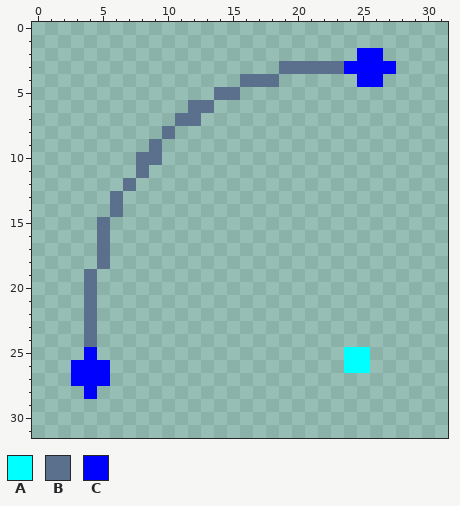
Pixel-art sprite: png/arc.png. That is the earlier state.
The file is 32x32 pixels.
Palette (. is transparent): A #00ffff  B #5b708c  C #0000ff
Pixels before, first column x 3:
 2 ......................CC.
 3 ................BBBBBCCCC
 4 .............BBB......CC.
 5 ...........BB............
 6 .........BB..............
 7 ........BB...............
 8 .......B.................
 9 ......B..................
10 .....BB..................
11 .....B...................
12 ....B....................
13 ...B.....................
14 ...B.....................
15 ..B......................
16 ..B......................
17 ..B......................
18 ..B......................
19 .B.......................
20 .B.......................
21 .B.......................
22 .B.......................
23 .B.......................
24 .B.......................
25 .C...................AA..
26 CCC..................AA..
27 CCC......................
28 .C.......................
The result:
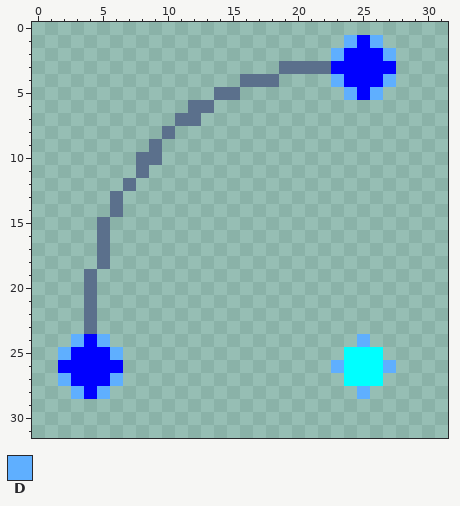
Colours new in this view: D #5fafff
Change:
Changed rows in their new state; - is an unchanged pixel.
first column x 23:
 1 -DCD-
 2 DC--D
 3 C----
 4 DC--D
 5 -DCD-
first column x 2:
24 -DCD-------------------D--
25 DC-CD-------------------A-
26 C---C----------------D--AD
27 D---D-----------------AAA-
28 -D-D-------------------D--
